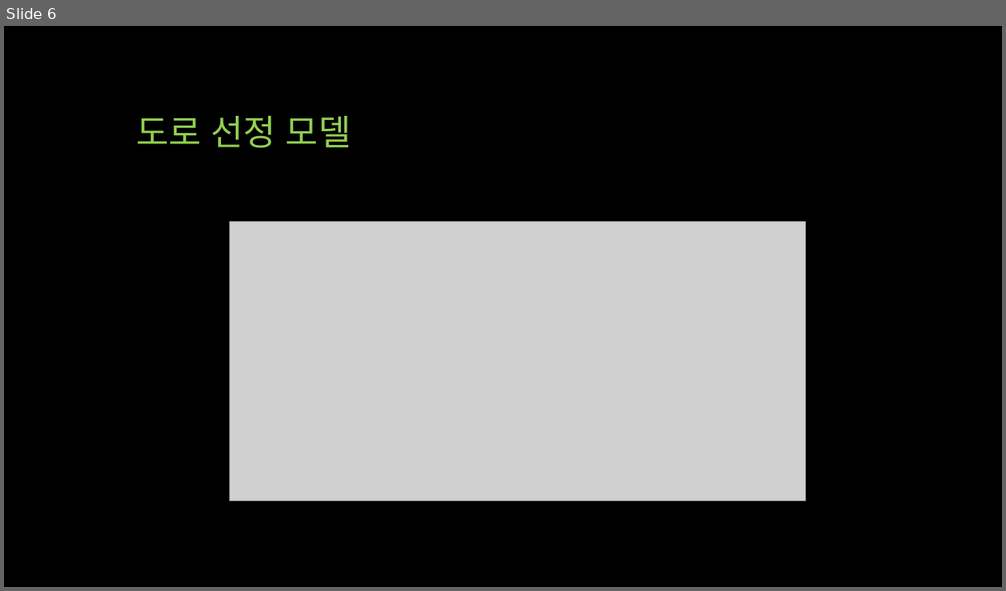
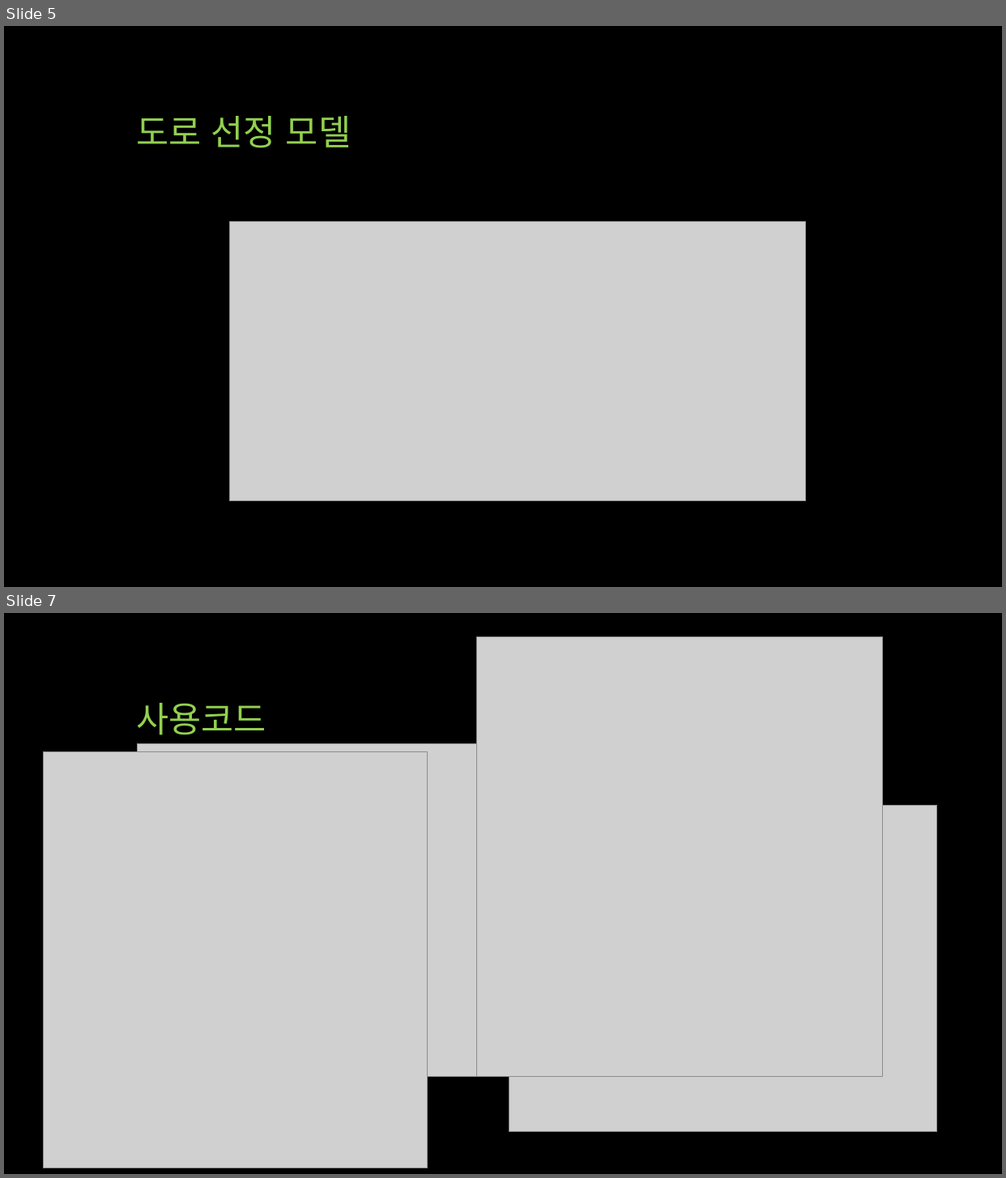
Before and after one commit to Sihan-Son/AutoPilotCar_arduino, a slide deck: docu/ppt/2017_08_06/자율 주행 자동차 프로젝트.pptx. Shown one above the other, each under a label of ours: slide 6 before the commit, slides 5 and 7 after it; the slides between them are not shown. The pictures are 1006x591 and 1006x1178 pixels, drawn with LibreOffice and Linux fonts; fonts in the diff are those of the drawing; grey boxes stand for pictures. Boxes give left, top, right and bottom in pixels: in the first picture for what was removed or moved away, otherwise in the second. Text is boxed around its words. In the diff, an @@ line names an element or a change of style, - is before the commit and + after.

```diff
--- a/docu/ppt/2017_08_06/자율 주행 자동차 프로젝트.pptx
+++ b/docu/ppt/2017_08_06/자율 주행 자동차 프로젝트.pptx
@@ slide 7 added at bbox=[4, 613, 1002, 1174], background #000000 @@
@@ picture added at bbox=[477, 637, 883, 1077] @@
@@ title added at bbox=[136, 703, 266, 735], 34 pt, text #92D050 @@
+사용코드
@@ picture added at bbox=[43, 752, 427, 1169] @@
@@ picture added at bbox=[138, 744, 688, 1077] @@
@@ picture added at bbox=[509, 806, 938, 1131] @@
@@ what was slide 6 is now slide 5 @@
```
Also in this commit, not shown: 2 slides changed, 5 other slides added, 8 slides removed.
